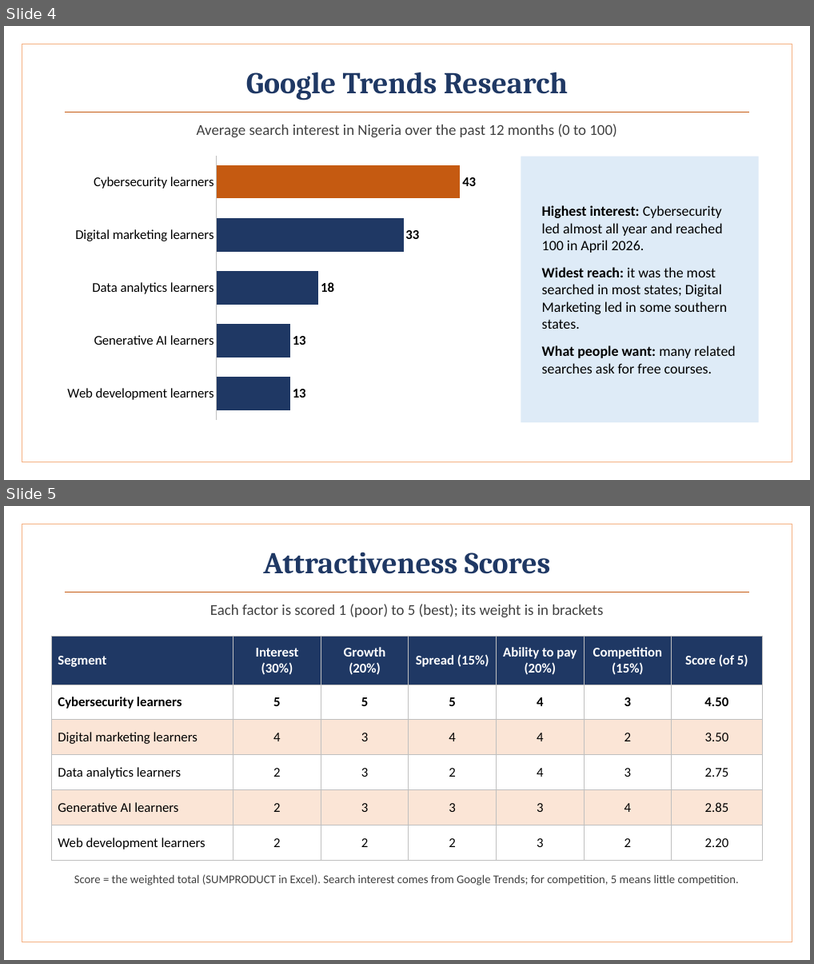
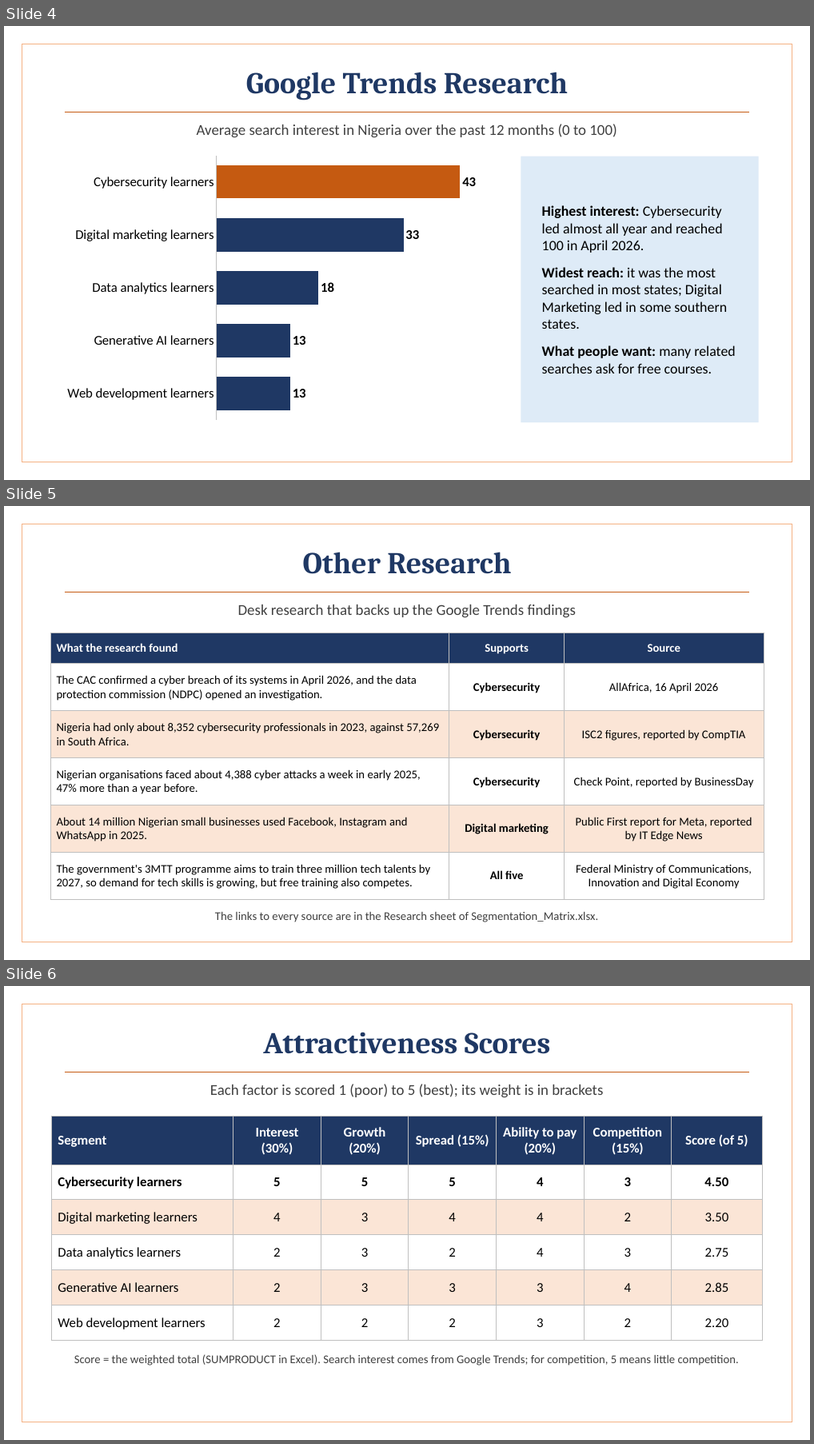
Before and after one commit to BadboyVee/BlackHoleeee, a slide deck: segmentation/Market_Segmentation_Mixed.pptx. Shown one above the other, each under a label of ours: slides 4 and 5 before the commit, slides 4, 5 and 6 after it. The pictures are 814x964 and 814x1444 pixels, drawn with LibreOffice and Linux fonts; fonts in the diff are those of the drawing. Boxes give left, top, right and bottom in pixels: in the first picture for what was removed or moved away, otherwise in the second. Text is boxed around its words. In the diff, an @@ line names an element or a change of style, - is before the commit and + after.

```diff
--- a/segmentation/Market_Segmentation_Mixed.pptx
+++ b/segmentation/Market_Segmentation_Mixed.pptx
@@ slide 5 added at (4,506,810,960), background #FFFFFF @@
@@ rectangle added at (22,524,792,941), outline #F4B183 1 pt @@
@@ title added at (303,552,511,574), 36 pt, text #1F3864, bold @@
+Other Research
@@ line added from (65, 592) to (750, 592), #C55A11 1.5 pt @@
@@ text added at (238,604,576,618), 18 pt, text #404040 @@
+Desk research that backs up the Google Trends findings
@@ table added at (50,633,765,900), 6 rows, 3 columns @@
+What the research found | Supports | Source
+The CAC confirmed a cyber breach of its systems in April 2026, and the data protection commission (NDPC) opened an investigation. | Cybersecurity | AllAfrica, 16 April 2026
+Nigeria had only about 8,352 cybersecurity professionals in 2023, against 57,269 in South Africa. | Cybersecurity | ISC2 figures, reported by CompTIA
+Nigerian organisations faced about 4,388 cyber attacks a week in early 2025, 47% more than a year before. | Cybersecurity | Check Point, reported by BusinessDay
+About 14 million Nigerian small businesses used Facebook, Instagram and WhatsApp in 2025. | Digital marketing | Public First report for Meta, reported by IT Edge News
+The government's 3MTT programme aims to train three million tech talents by 2027, so demand for tech skills is growing, but free training also competes. | All five | Federal Ministry of Communications, Innovation and Digital Economy
@@ text added at (215,911,598,922), 14 pt, text #404040 @@
+The links to every source are in the Research sheet of Segmentation_Matrix.xlsx.
@@ what was slide 5 is now slide 6 @@
```
Also in this commit, not shown: 1 slide changed, 11 other files.
